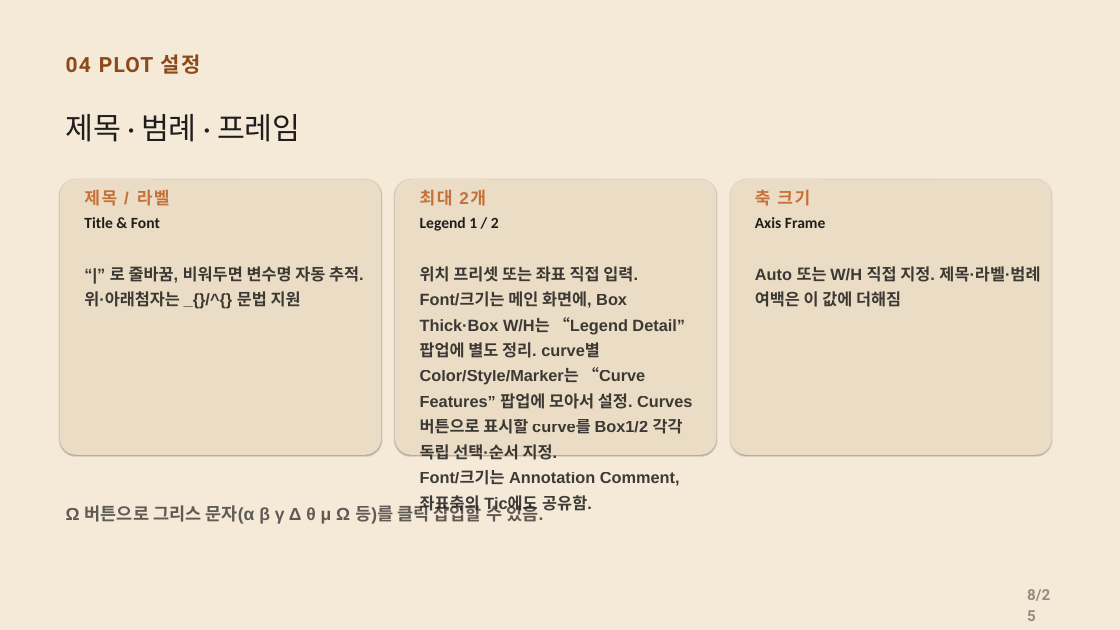
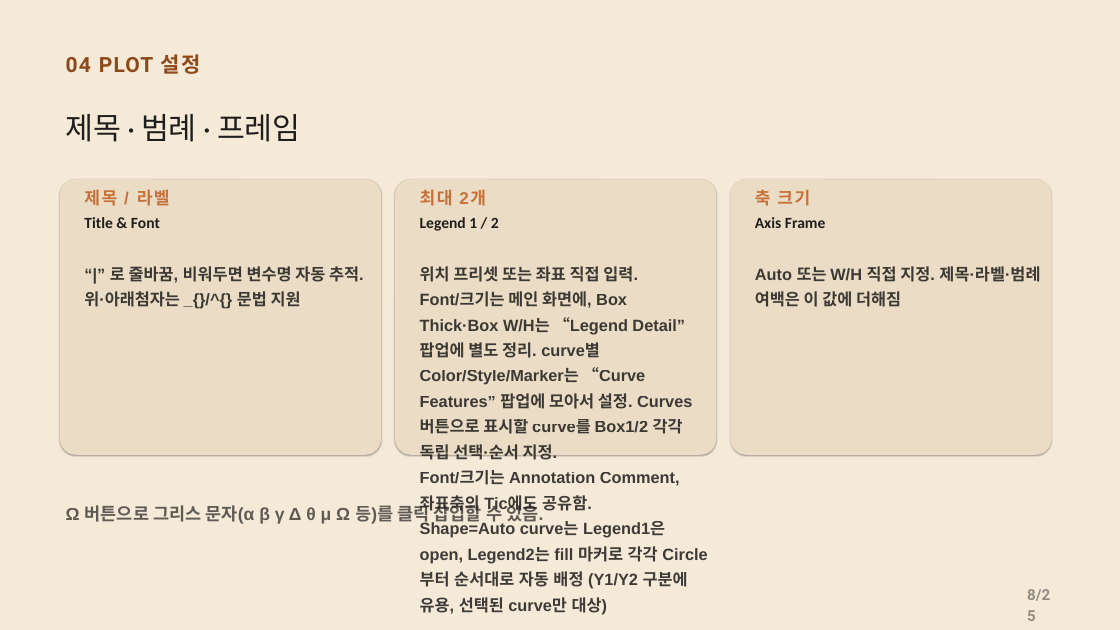
Before and after one commit to CWKIM113/CathPlot_Pub, a slide deck: slide 8 of CathPlot_발표.pptx. Drawn at 1120x630 pixels with LibreOffice and Linux fonts; fonts in the diff are those of the drawing. Boxes give left, top, right and bottom in pixels: in the first picture for what was removed or moved away, otherwise in the second. Text is boxed around its words. In the diff, an @@ line names an element or a change of style, - is before the commit and + after.

```diff
--- a/CathPlot_발표.pptx
+++ b/CathPlot_발표.pptx
@@ text at <box>420,521,688,615</box>: paragraph added @@
+Shape=Auto curve는 Legend1은 open, Legend2는 fill 마커로 각각 Circle부터 순서대로 자동 배정 (Y1/Y2 구분에 유용, 선택된 curve만 대상)
```
Also in this commit, not shown: 2 other files.
